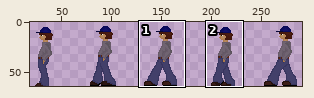
Sprite sheet: assets/images/player.png. The first picture is a wide view before the edit; the outline marks the close-up.
Close-up. The starting point:
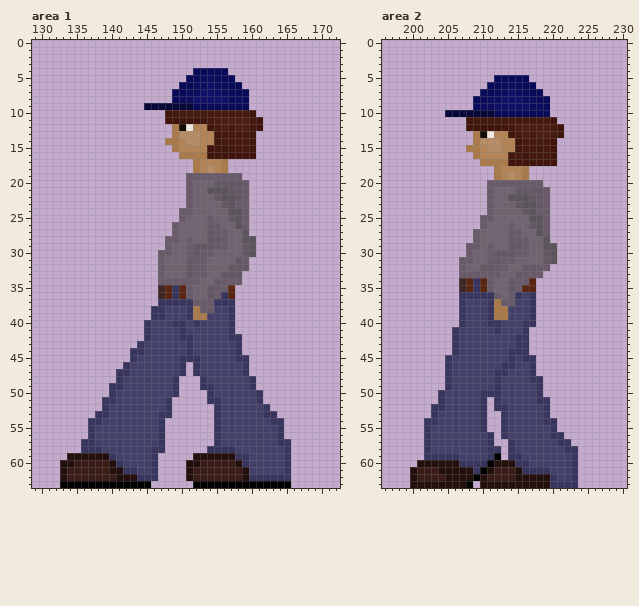
The file is 300x64 pixels. Colours within 5 levels of each other are drawn and written as one. Shown: area 1: x 129..172, y 0..63; area 2: x 196..230, y 0..63. The wide view leaves out empty margins. The commit also changed other parts of the picture, which this record leaves out.
The result:
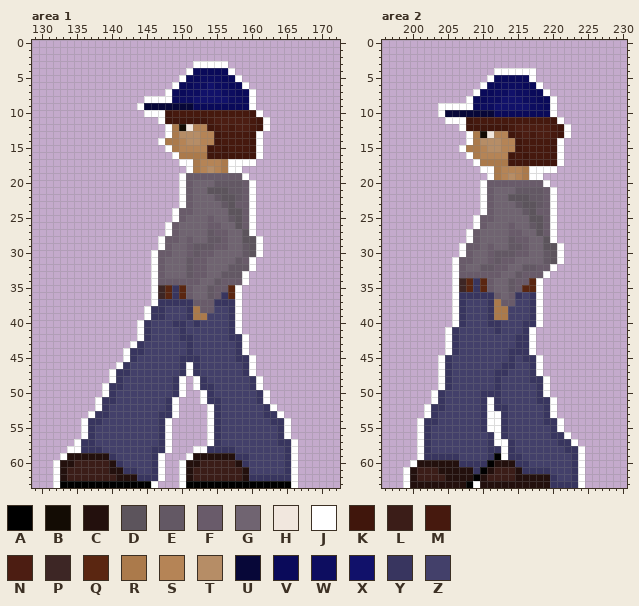
Palette (. is transparent): A #000000  B #130c04  C #23100d  D #5c545c  E #635864  F #695b6a  G #706471  H #f1e7de  J #ffffff  K #40160c  L #3b1d18  M #46190e  N #4c1d12  P #3d2625  Q #5a2611  R #ab7a4b  S #b58456  T #b68d66  U #070738  V #0a0a5a  W #0d0d60  X #11116a  Y #38355f  Z #43406a
Diff:
Changed rows in their new state; - is an unchanged pixel.
Area 1:
first column x 132:
 3 --------------------JJJJJ----------
 4 -------------------J-----J---------
 5 ------------------J-------J--------
 6 -----------------J---------J-------
 7 ----------------J-----------J------
 8 -------------JJJJ-----------J------
 9 ------------J---------------J------
10 -------------JJJ-------------J-----
11 ---------------J--------------J----
12 ----------------J-------------J----
13 ----------------J------------J-----
14 ---------------J-------------J-----
15 ----------------J------------J-----
16 -----------------J-----------J-----
17 ------------------JJ-----JJJJ------
18 -------------------J-----JJ--------
19 ------------------J--------J-------
20 ------------------J---------J------
21 ------------------J---------J------
22 ------------------J---------J------
23 ------------------J---------J------
24 -----------------J----------J------
25 -----------------J----------J------
26 ----------------J-----------J------
27 ----------------J-----------J------
28 ---------------J-------------J-----
29 ---------------J-------------J-----
30 --------------J--------------J-----
31 --------------J-------------J------
32 --------------J-------------J------
33 --------------J------------J-------
34 --------------J------------J-------
35 --------------J-----------J--------
36 --------------J-----------J--------
37 --------------J-----------J--------
38 -------------J------------J--------
39 -------------J------------J--------
40 ------------J-------------J--------
41 ------------J-------------J--------
42 ------------J--------------J-------
43 -----------J---------------J-------
44 ----------J----------------J-------
45 ----------J-----------------J------
46 ---------J---------J--------J------
47 --------J----------J--------J------
48 --------J---------J-J--------J-----
49 -------J----------J-J--------J-----
50 -------J----------J--J--------J----
51 ------J----------J---J--------J----
52 ------J----------J----J--------J---
53 -----J-----------J----J---------J--
54 ----J-----------J-----J----------J-
55 ----J-----------J-----J----------J-
56 ----J-----------J-----J----------J-
57 ---J------------J-----J-----------J
58 --JJ------------J---JJ------------J
59 -J-------------J---J--------------J
60 J--------------J--J---------------J
61 J--------------J--J---------------J
62 J--------------J--J---------------J
63 J-------------J---JA--------------J
Area 2:
first column x 199:
 4 -------------JJJJJJ-------
 5 ------------J-----J-------
 6 -----------J-------J------
 7 ----------J---------J-----
 8 ---------J-----------J----
 9 -----JJJJJ-----------J----
10 -----J---------------J----
11 ------JJJ-------------J---
12 --------J--------------J--
13 ---------J-------------J--
14 ---------J------------J---
15 --------J-------------J---
16 ---------J------------J---
17 ----------J-----------J---
18 -----------JJ-----JJJJ----
19 ------------J-----JJ------
20 -----------J--------J-----
21 -----------J---------J----
22 -----------J---------J----
23 -----------J---------J----
24 -----------J---------J----
25 ----------J----------J----
26 ----------J----------J----
27 ---------J-----------J----
28 ---------J-----------J----
29 --------J-------------J---
30 --------J-------------J---
31 -------J--------------J---
32 -------J-------------J----
33 -------J------------J-----
34 -------J-----------J------
35 -------J-----------J------
36 -------J-----------J------
37 -------J-----------J------
38 -------J-----------J------
39 -------J-----------J------
40 -------J-----------J------
41 ------J-----------J-------
42 ------J-----------J-------
43 ------J-----------J-------
44 ------J-----------J-------
45 -----J-------------J------
46 -----J-------------J------
47 -----J-------------J------
48 -----J--------------J-----
49 -----J--------------J-----
50 ----J---------------J-----
51 ----J-------J--------J----
52 ---J--------J--------J----
53 ---J--------JJ-------J----
54 --J---------JJ--------J---
55 --J---------JJ--------J---
56 --J----------J---------J--
57 --J----------JJ---------J-
58 --J-----------J----------J
59 --J-----------J----------J
60 -J-----------------------J
61 J------------------------J
62 J------------------------J
63 J---------J--------------J
Where, in picture pixels (left, top, right, bottom), the same in both close-ups:
added: (53, 61, 298, 488)
added: (403, 68, 585, 488)
